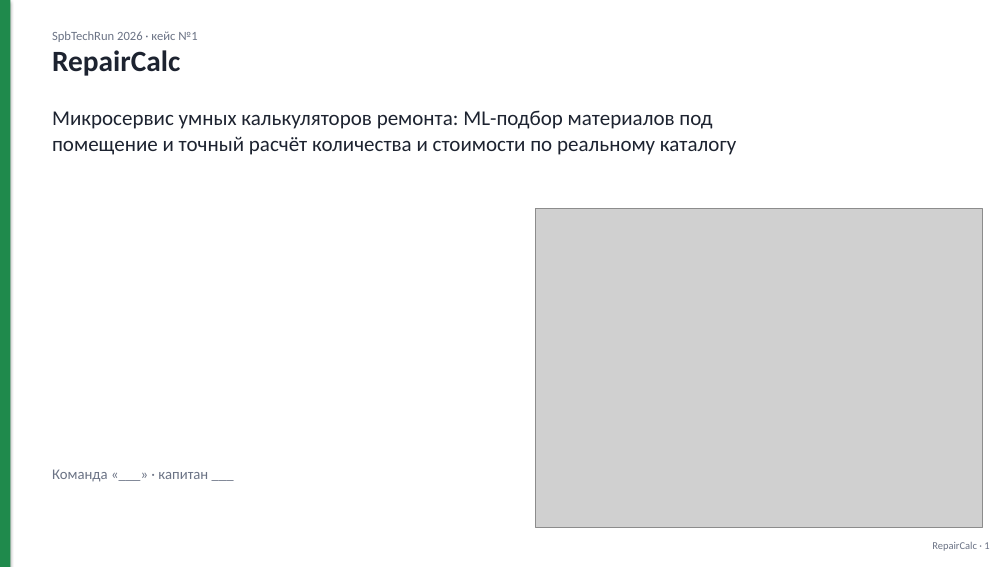
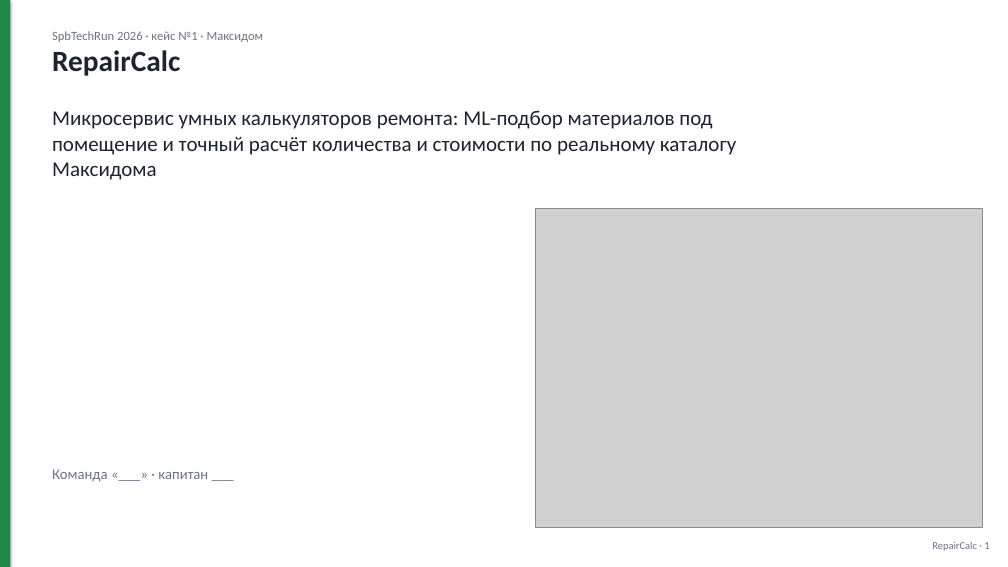
Before and after one commit to kragimov07-rgb/https---github.com-kragimov07-rgb-Clark, a slide deck: slide 1 of docs/RepairCalc.pptx. Drawn at 1008x567 pixels with LibreOffice and Linux fonts; fonts in the diff are those of the drawing; grey boxes stand for pictures. Boxes give left, top, right and bottom in pixels: in the first picture for what was removed or moved away, otherwise in the second. Text is boxed around its words. In the diff, an @@ line names an element or a change of style, - is before the commit and + after.

```diff
--- a/docs/RepairCalc.pptx
+++ b/docs/RepairCalc.pptx
@@ text at box(52, 31, 264, 42): text changed @@
-SpbTechRun 2026 · кейс №1
+SpbTechRun 2026 · кейс №1 · Максидом
@@ text at box(52, 110, 736, 180): text changed @@
-Микросервис умных калькуляторов ремонта: ML-подбор материалов под помещение и точный расчёт количества и стоимости по реальному каталогу
+Микросервис умных калькуляторов ремонта: ML-подбор материалов под помещение и точный расчёт количества и стоимости по реальному каталогу Максидома
```
Also in this commit, not shown: 13 other slides changed, 2 slides added, 31 other files.
